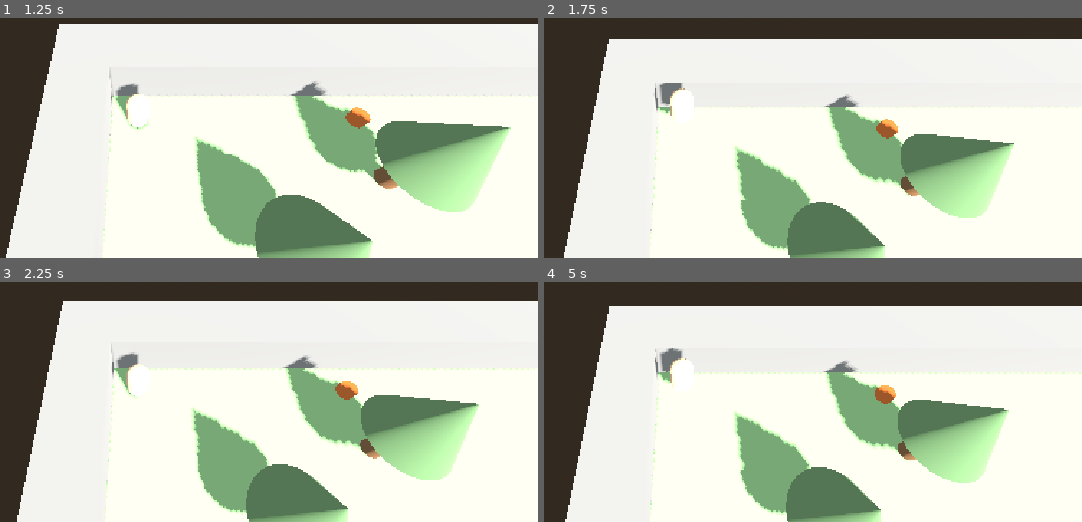
Above: before the commit, frames 1-4 (two rows, left to right).
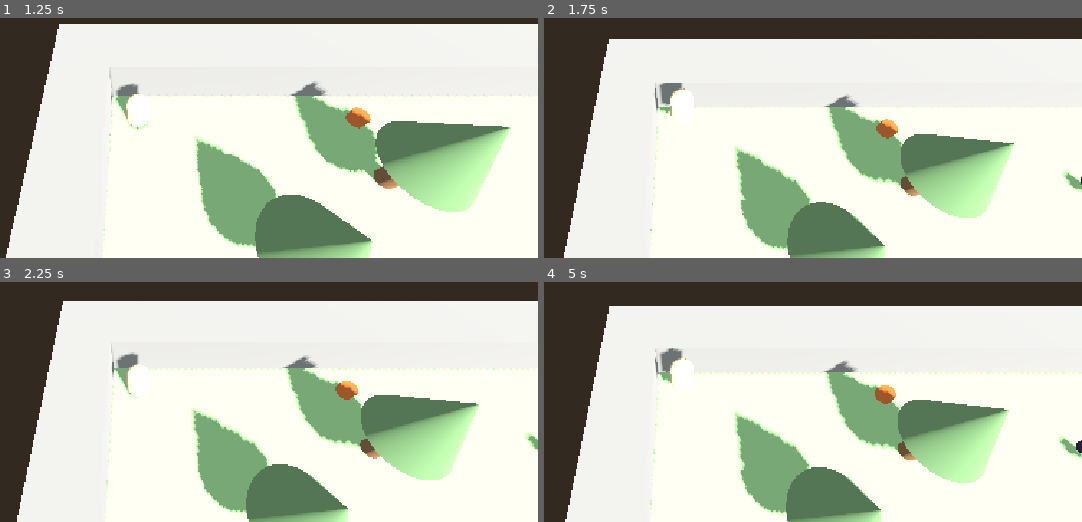
Above: after the commit, the same moments.

Repository: sirdik/zola-game-1
Game: Godot game, scene res://game/world/Forest.tscn
Same seed, same stepped clock (60 frames per second), same inputs: the game is played once before the commit and once after it.
Inputs:
- Up to frame 1 (1.25 s): tap Enter at 0.5 s
- Up to frame 2 (1.75 s): tap Space at 1.25 s
- Up to frame 3 (2.25 s): no input
- Up to frame 4 (5 s): tap Enter at 3.5 s; tap Space at 4.25 s

Frame 1 is identical in both runs. In frame 2, 0.2% of the frame differs, in the area x 96-100%, y 63-73%; in frame 3, 0.1%; in frame 4, 0.2%, in the area x 95-100%, y 64-74%.

Commit message:
Spawn food pickups and water sources from the level data
Co-Authored-By: Claude Sonnet 5 <noreply@anthropic.com>
Claude-Session: https://claude.ai/code/session_014rTmxJaND9vaABnW6Byv9U

Diff:
--- /dev/null
+++ b/game/pickups/Pickup.tscn
@@ -0,0 +1,21 @@
+[gd_scene load_steps=4 format=3]
+
+[ext_resource type="Script" path="res://game/pickups/pickup.gd" id="1_pickup"]
+
+[sub_resource type="SphereShape3D" id="SphereShape_1"]
+radius = 0.4
+
+[sub_resource type="SphereMesh" id="SphereMesh_1"]
+radius = 0.25
+height = 0.5
+
+[node name="Pickup" type="Area3D"]
+script = ExtResource("1_pickup")
+
+[node name="CollisionShape3D" type="CollisionShape3D" parent="."]
+position = Vector3(0, 0.4, 0)
+shape = SubResource("SphereShape_1")
+
+[node name="MeshInstance3D" type="MeshInstance3D" parent="."]
+position = Vector3(0, 0.4, 0)
+mesh = SubResource("SphereMesh_1")
--- /dev/null
+++ b/game/pickups/pickup.gd
@@ -0,0 +1,12 @@
+extends Area3D
+
+@export var item_id: String = ""
+
+func _ready() -> void:
+	body_entered.connect(_on_body_entered)
+
+func _on_body_entered(body: Node3D) -> void:
+	if not body.is_in_group("players"):
+		return
+	Game.add_item(item_id)
+	queue_free()
--- /dev/null
+++ b/game/pickups/water_source.gd
@@ -0,0 +1,27 @@
+extends Area3D
+
+const COLLECT_INTERVAL := 2.0
+
+var _timer: float = 0.0
+var _player_inside: bool = false
+
+func _ready() -> void:
+	body_entered.connect(_on_body_entered)
+	body_exited.connect(_on_body_exited)
+
+func _on_body_entered(body: Node3D) -> void:
+	if body.is_in_group("players"):
+		_player_inside = true
+		_timer = 0.0
+
+func _on_body_exited(body: Node3D) -> void:
+	if body.is_in_group("players"):
+		_player_inside = false
+
+func _process(delta: float) -> void:
+	if not _player_inside:
+		return
+	_timer += delta
+	if _timer >= COLLECT_INTERVAL:
+		_timer -= COLLECT_INTERVAL
+		Game.add_item("water", 1)
--- a/game/world/level_loader.gd
+++ b/game/world/level_loader.gd
@@ -1,9 +1,12 @@
 extends Node3D
 
 const Palette = preload("res://game/theme/palette.gd")
+const PickupScript = preload("res://game/pickups/pickup.gd")
+const PickupScene := preload("res://game/pickups/Pickup.tscn")
+const WaterSourceScript := preload("res://game/pickups/water_source.gd")
 
 const TILE_SIZE := 2.0
-const SKIP_CHARS := "mbruankxwdB!HS0123456789 "
+const SKIP_CHARS := "kxwdB!HS0123456789 "
 
 @export var level_path: String = "res://levels/forest_01.txt"
 @export var player_path: NodePath = NodePath("../Player1")
@@ -38,13 +41,17 @@
 					_spawn_tree(world_pos)
 				"~":
 					_spawn_water(world_pos)
+					_spawn_water_source(world_pos)
 				"F":
 					_spawn_campfire(world_pos)
 				"P":
 					player_spawn_found = true
 					player_spawn_pos = world_pos
 				_:
-					if not SKIP_CHARS.contains(ch):
+					var item_data := Items.get_by_map_char(ch)
+					if not item_data.is_empty():
+						_spawn_pickup(world_pos, item_data)
+					elif not SKIP_CHARS.contains(ch):
 						_spawn_unknown(world_pos, ch, row, col)
 
 	if player_spawn_found:
@@ -166,6 +173,29 @@
 	mesh_instance.material_override = material
 	add_child(mesh_instance)
 
+func _spawn_water_source(pos: Vector3) -> void:
+	var area := Area3D.new()
+	area.position = pos
+	area.set_script(WaterSourceScript)
+	add_child(area)
+
+	var shape := BoxShape3D.new()
+	shape.size = Vector3(2.0, 2.0, 2.0)
+	var collision := CollisionShape3D.new()
+	collision.shape = shape
+	collision.position = Vector3(0, 1.0, 0)
+	area.add_child(collision)
+
+func _spawn_pickup(pos: Vector3, item_data: Dictionary) -> void:
+	var pickup: PickupScript = PickupScene.instantiate()
+	pickup.item_id = item_data["id"]
+	pickup.position = pos
+	add_child(pickup)
+	var mesh_instance: MeshInstance3D = pickup.get_node("MeshInstance3D")
+	var material := StandardMaterial3D.new()
+	material.albedo_color = Color.html(item_data["color"])
+	mesh_instance.material_override = material
+
 func _spawn_campfire(pos: Vector3) -> void:
 	var mesh := CylinderMesh.new()
 	mesh.top_radius = 0.3
